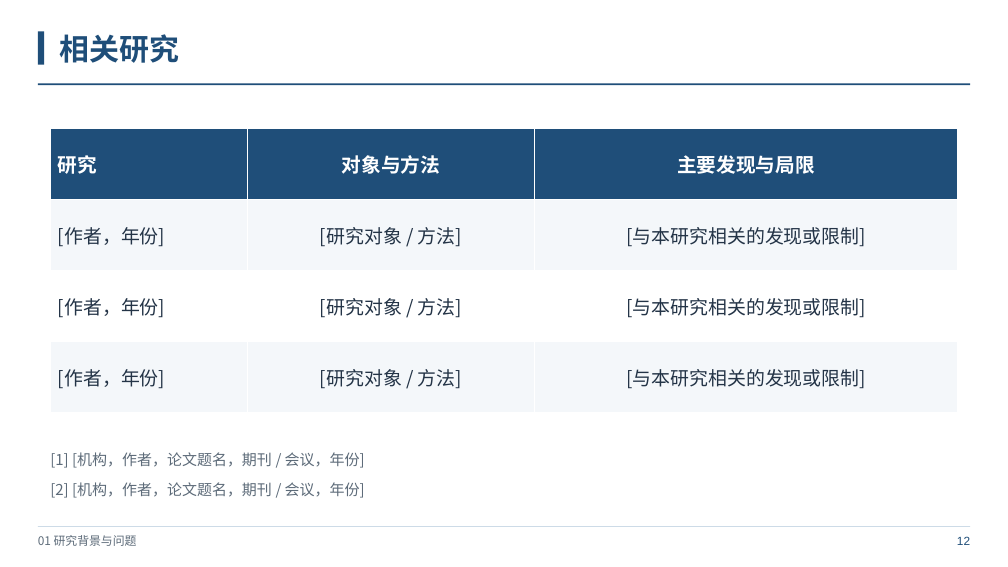
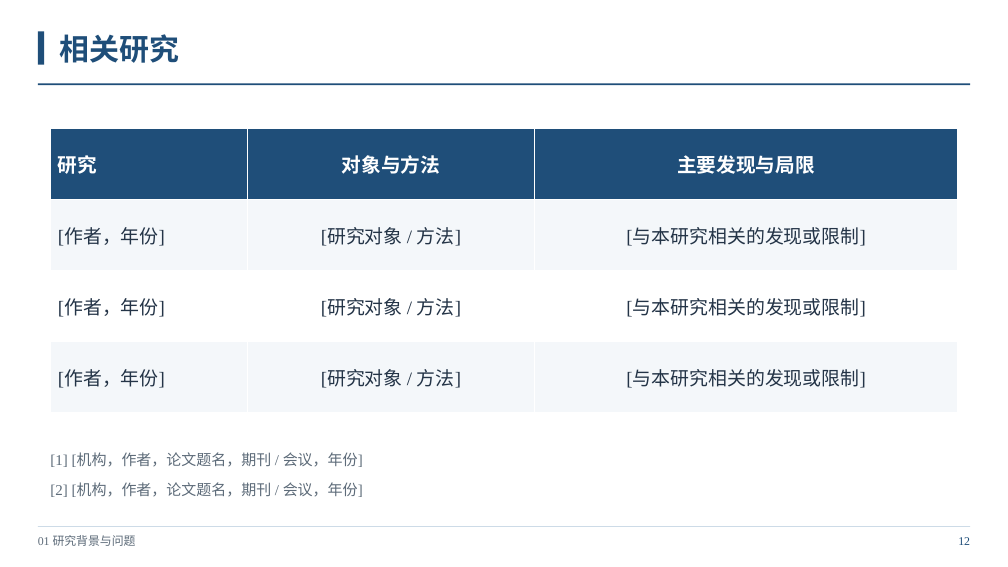
Before and after one commit to Starxy/skills, a slide deck: slide 12 of skills/ppt-craft/assets/academic-blue-template.pptx. Drawn at 1008x567 pixels with LibreOffice and Linux fonts; fonts in the diff are those of the drawing. Boxes give left, top, right and bottom in pixels: in the first picture for what was removed or moved away, otherwise in the second. Text is boxed around its words. In the diff, an @@ line names an element or a change of style, - is before the commit and + after.

```diff
--- a/skills/ppt-craft/assets/academic-blue-template.pptx
+++ b/skills/ppt-craft/assets/academic-blue-template.pptx
@@ table at (51,129,957,413) @@
@@ font Noto Sans CJK SC to Times New Roman @@
@@ font Noto Sans CJK SC to Times New Roman in 3 elements at (38,535,136,546), (50,452,363,467), (50,482,363,497) @@
@@ text "12" at (958,537,970,545): font Arial to Times New Roman @@
```
Also in this commit, not shown: 15 other slides changed, 5 other files.
